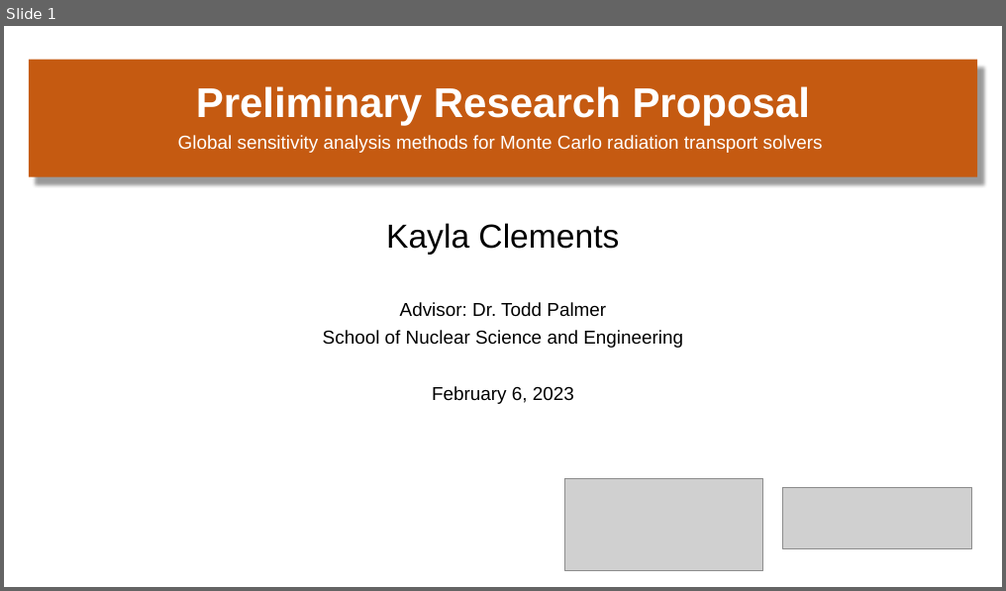
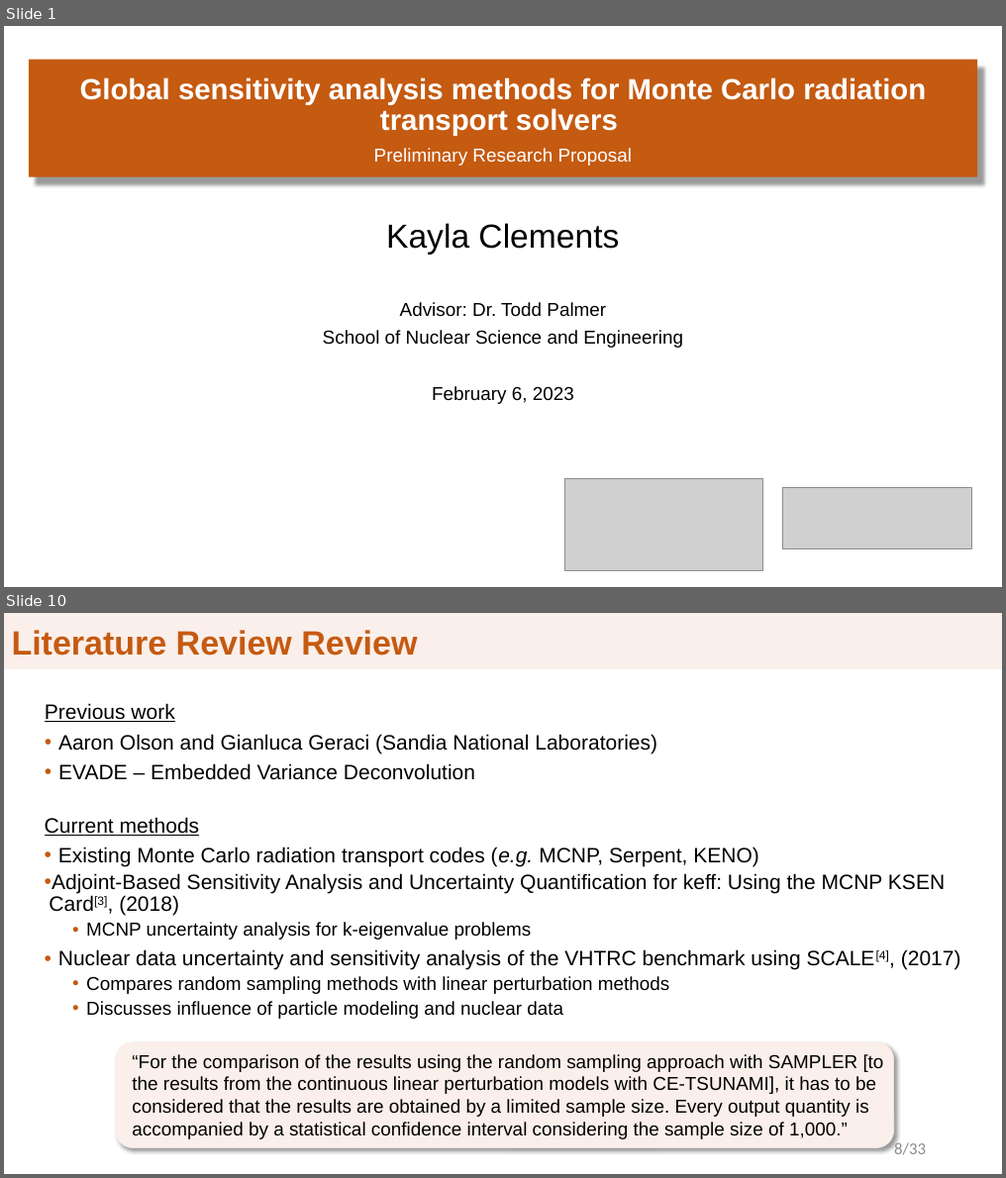
Before and after one commit to clemekay/preliminary-exam, a slide deck: Prelim_presentation.pptx. Shown one above the other, each under a label of ours: slide 1 before the commit, slides 1 and 10 after it; the slides between them are not shown. The pictures are 1006x591 and 1006x1178 pixels, drawn with LibreOffice and Linux fonts; fonts in the diff are those of the drawing; grey boxes stand for pictures; background and template pictures are left out. Boxes give left, top, right and bottom in pixels: in the first picture for what was removed or moved away, otherwise in the second. Text is boxed around its words. In the diff, an @@ line names an element or a change of style, - is before the commit and + after.

```diff
--- a/Prelim_presentation.pptx
+++ b/Prelim_presentation.pptx
@@ slide 10 added at (4,613,1002,1174), background #FFFFFF @@
@@ title added at (4,613,1002,668), fill #FAEFEA, outline #FAEFEA 0.75 pt, 32.4 pt, text #C55A11, bold @@
+Literature Review Review
@@ rectangle added at (822,613,1002,668), fill #FAEFEA, outline #FAEFEA 1 pt @@
@@ text added at (45,703,657,780), 20 pt, text #000000 @@
+Previous work
+• Aaron Olson and Gianluca Geraci (Sandia National Laboratories)
+• EVADE – Embedded Variance Deconvolution
@@ text added at (45,817,961,1019), 20 pt, text #000000 @@
+Current methods
+• Existing Monte Carlo radiation transport codes (e.g. MCNP, Serpent, KENO)
+• Adjoint-Based Sensitivity Analysis and Uncertainty Quantification for keff: Using the MCNP KSEN Card[3], (2018)
+  • MCNP uncertainty analysis for k-eigenvalue problems
+• Nuclear data uncertainty and sensitivity analysis of the VHTRC benchmark using SCALE[4], (2017)
+  • Compares random sampling methods with linear perturbation methods
+  • Discusses influence of particle modeling and nuclear data
@@ rounded rectangle added at (116,1043,894,1149), fill #FAEFEA, outline #FAEFEA 0.5 pt @@
@@ text added at (132,1055,884,1140), 18 pt, text #000000 @@
+“For the comparison of the results using the random sampling approach with SAMPLER [to the results from the continuous linear perturbation models with CE-TSUNAMI], it has to be considered that the results are obtained by a limited sample size. Every output quantity is accompanied by a statistical confidence interval considering the sample size of 1,000.”
@@ text added at (894,1141,926,1156), 16 pt, text #8C8C8C @@
+8/33
@@ slide 1 changed as well @@
@@ title at (80,77,926,136): text changed; size 40 to 28 pt @@
-Preliminary Research Proposal
+Global sensitivity analysis methods for Monte Carlo radiation transport solvers
@@ subtitle at (374,148,633,166): text changed @@
-Global sensitivity analysis methods for Monte Carlo radiation transport solvers
+Preliminary Research Proposal
```
Also in this commit, not shown: 7 other slides changed, 41 other slides added, 6 slides removed, 1 other file.
